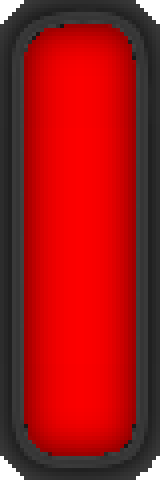
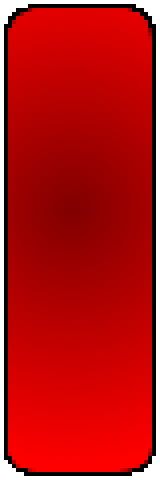
Layer changes from the first (160, 480) image to the second:
painted on "Tło", unmasked it over [0, 0, 160, 480]
removed layer "Nowa warstwa" over [0, 0, 160, 480]
